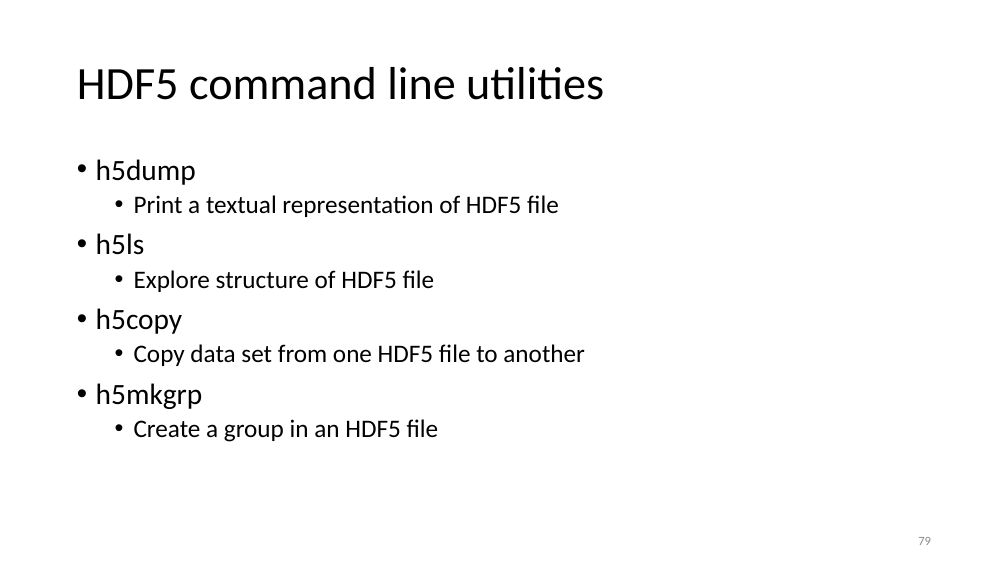
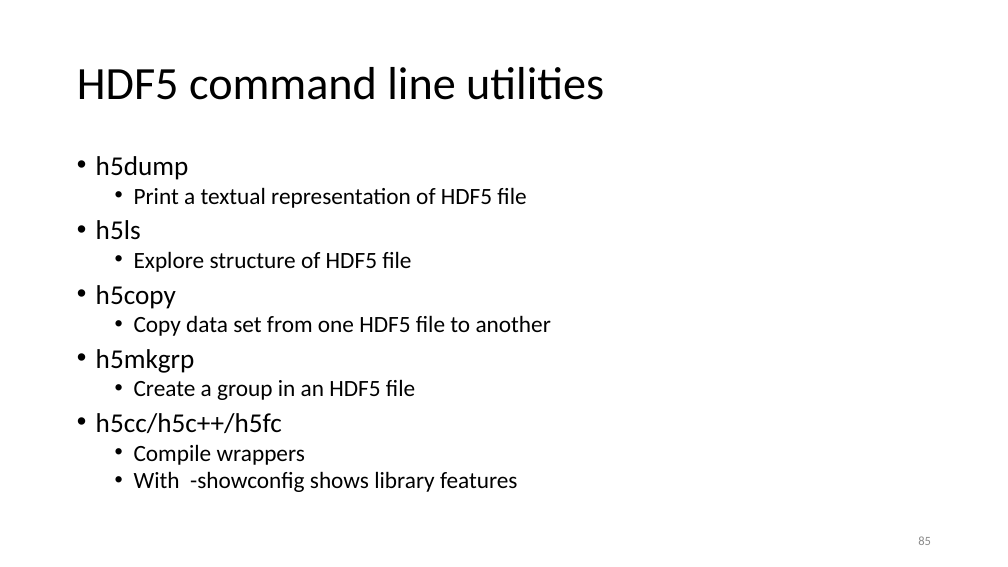
Before and after one commit to gjbex/Scientific-Python, a slide deck: slide 85 of scientific_python.pptx (slide 79 before the commit). Drawn at 1008x567 pixels with LibreOffice and Linux fonts; fonts in the diff are those of the drawing. Boxes give left, top, right and bottom in pixels: in the first picture for what was removed or moved away, otherwise in the second. Text is boxed around its words. In the diff, an @@ line names an element or a change of style, - is before the commit and + after.

Commit message:
Add slides on h5py

```diff
--- a/scientific_python.pptx
+++ b/scientific_python.pptx
@@ text at bbox=[96, 156, 551, 400]: size 28 to 25.9 pt in "h5dump", "h5ls", "h5copy", "h5mkgrp"; size 24 to 22.2 pt in "Print a textual representation of HDF5 file", "Explore structure of HDF5 file", "Copy data set from one HDF5 file ...", "Create a group in an HDF5 file"; line spacing 0.9 to 0.8 @@
@@ text at bbox=[96, 413, 518, 492]: paragraphs added @@
+• h5cc/h5c++/h5fc
+  • Compile wrappers
+  • With -showconfig shows library features
@@ page number at bbox=[918, 536, 931, 545]: text changed @@
-79
+85
```
Also in this commit, not shown: 10 other slides changed, 6 slides added.
